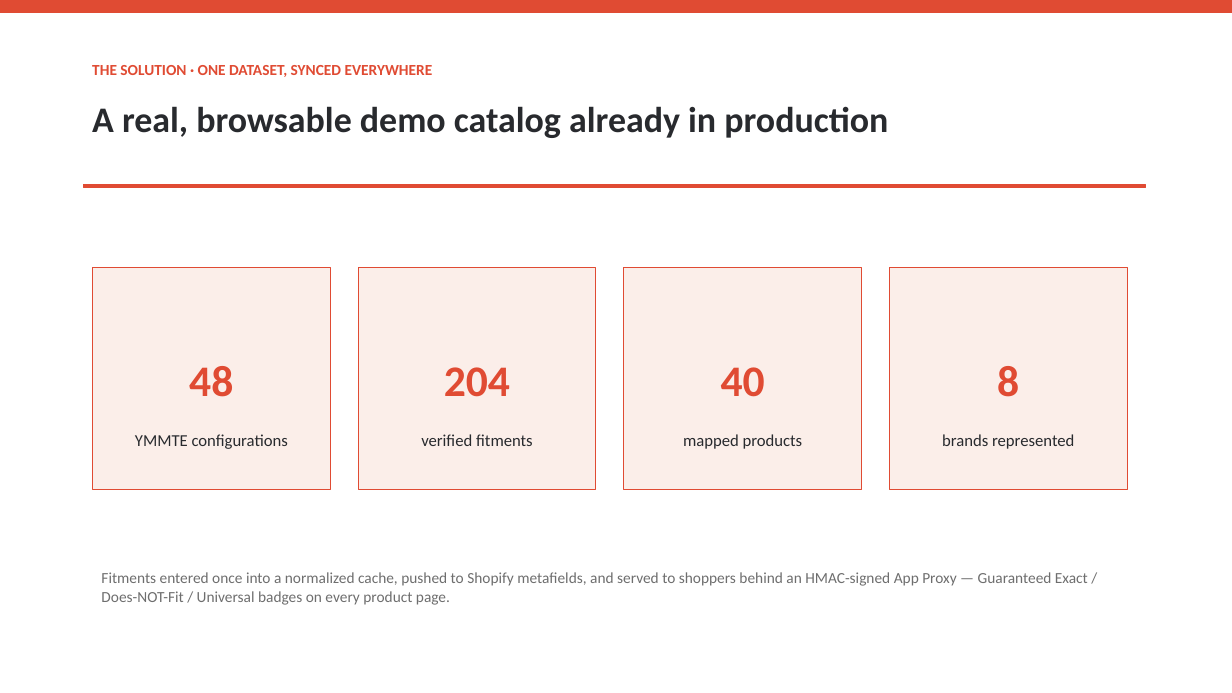
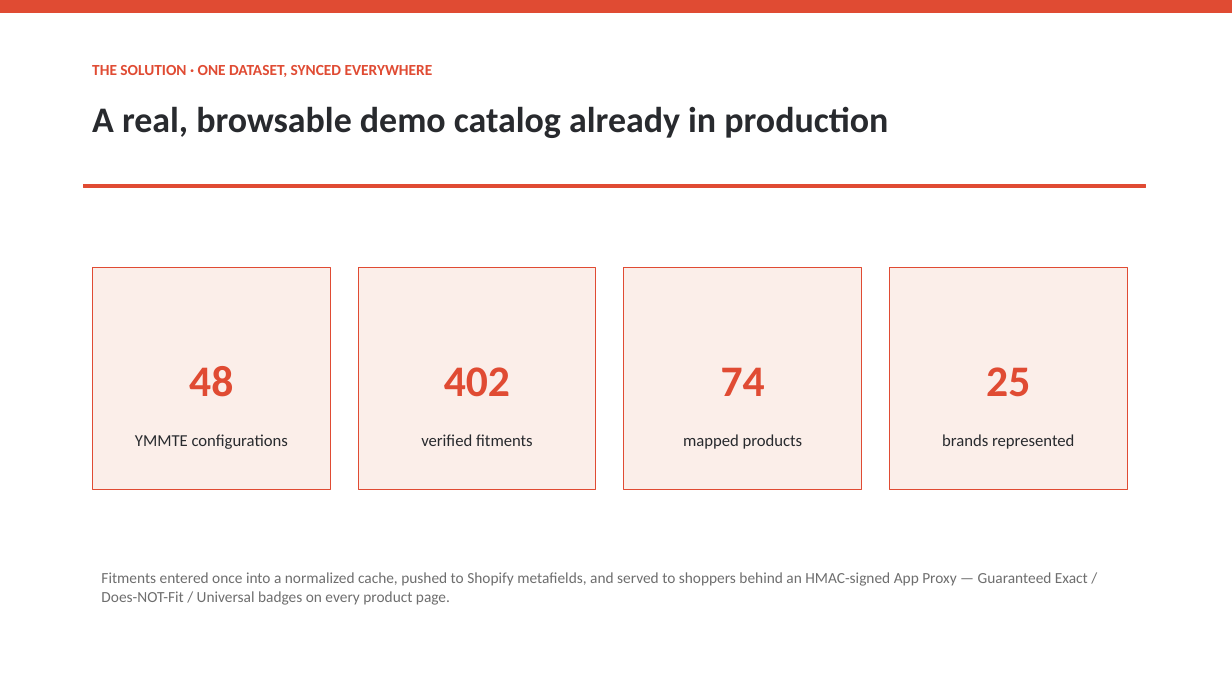
Before and after one commit to ai-dev-2024/vehicle-selector-pro, a slide deck: slide 3 of report/Vehicle_Selector_Pro_Pitch_Deck.pptx. Drawn at 1232x693 pixels with LibreOffice and Linux fonts; fonts in the diff are those of the drawing. Boxes give left, top, right and bottom in pixels: in the first picture for what was removed or moved away, otherwise in the second. Text is boxed around its words. In the diff, an @@ line names an element or a change of style, - is before the commit and + after.

```diff
--- a/report/Vehicle_Selector_Pro_Pitch_Deck.pptx
+++ b/report/Vehicle_Selector_Pro_Pitch_Deck.pptx
@@ text in rectangle at [444, 367, 510, 397]: text changed @@
-204
+402
@@ text in rectangle at [721, 367, 765, 396]: text changed @@
-40
+74
@@ text in rectangle at [986, 367, 1030, 397]: text changed @@
-8
+25
```
Also in this commit, not shown: 1 other slide changed, 3 other files.
